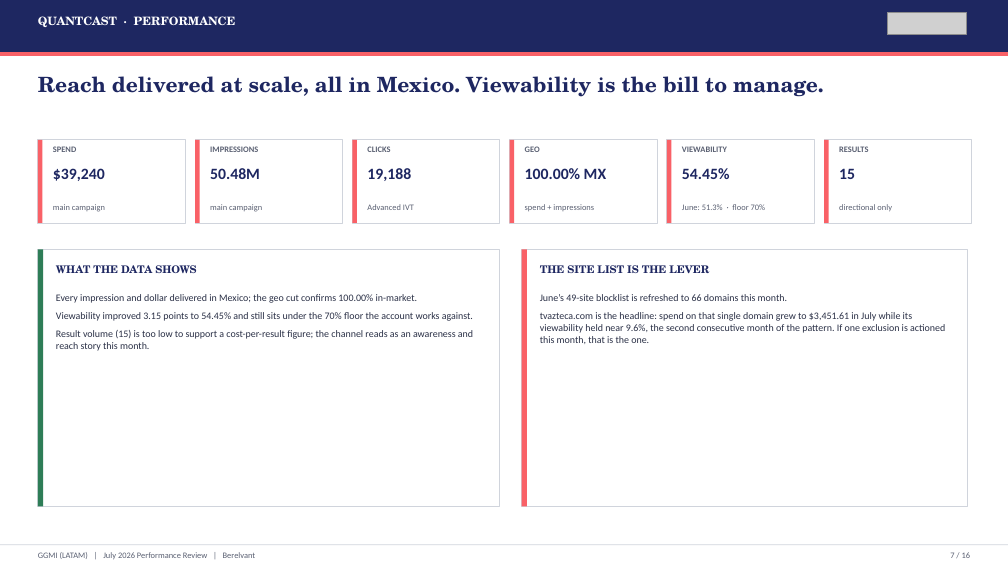
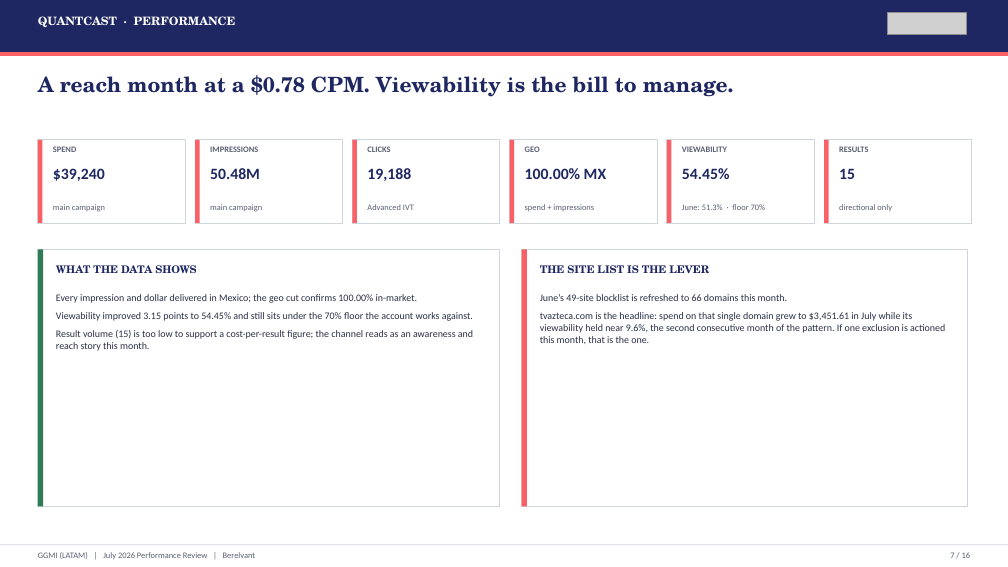
Before and after one commit to hablapro/brlvnt-reporting-hub, a slide deck: slide 7 of reports/forex/ggmi/2026-07/output/GGMI_LATAM_July_2026_Performance_Review.pptx. Drawn at 1008x567 pixels with LibreOffice and Linux fonts; fonts in the diff are those of the drawing; grey boxes stand for pictures. Boxes give left, top, right and bottom in pixels: in the first picture for what was removed or moved away, otherwise in the second. Text is boxed around its words. In the diff, an @@ line names an element or a change of style, - is before the commit and + after.

```diff
--- a/reports/forex/ggmi/2026-07/output/GGMI_LATAM_July_2026_Performance_Review.pptx
+++ b/reports/forex/ggmi/2026-07/output/GGMI_LATAM_July_2026_Performance_Review.pptx
@@ text at (38, 75, 734, 97): text changed @@
-Reach delivered at scale, all in Mexico. Viewability is the bill to manage.
+A reach month at a $0.78 CPM. Viewability is the bill to manage.
```
Also in this commit, not shown: 10 other slides changed, 3 other files.
